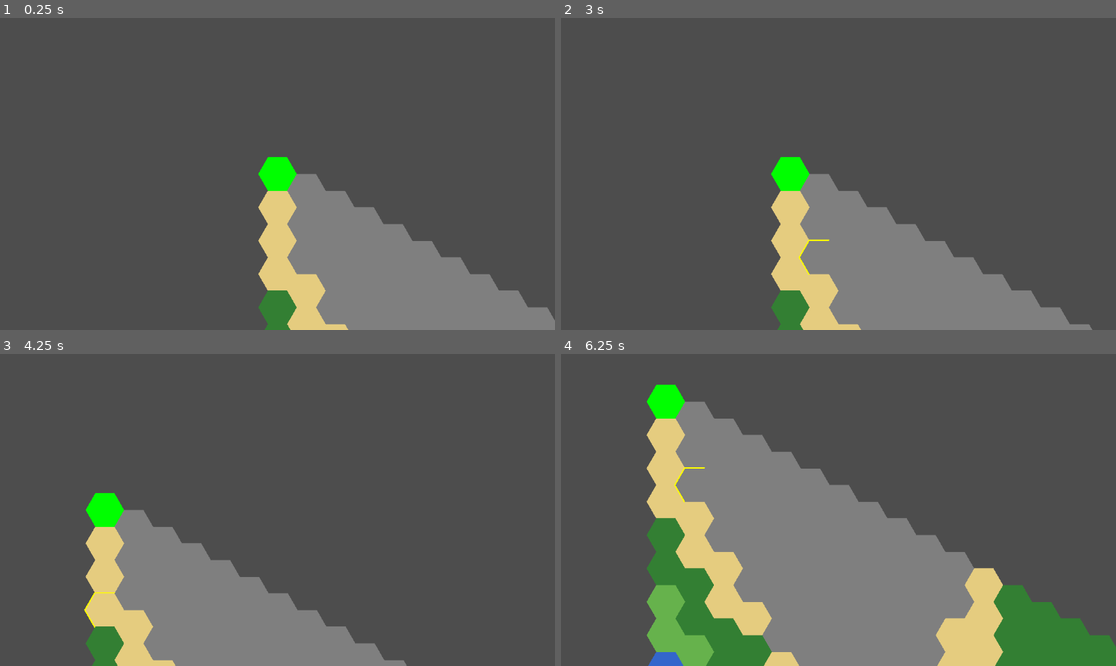
Above: before the commit, frames 1-4 (two rows, left to right).
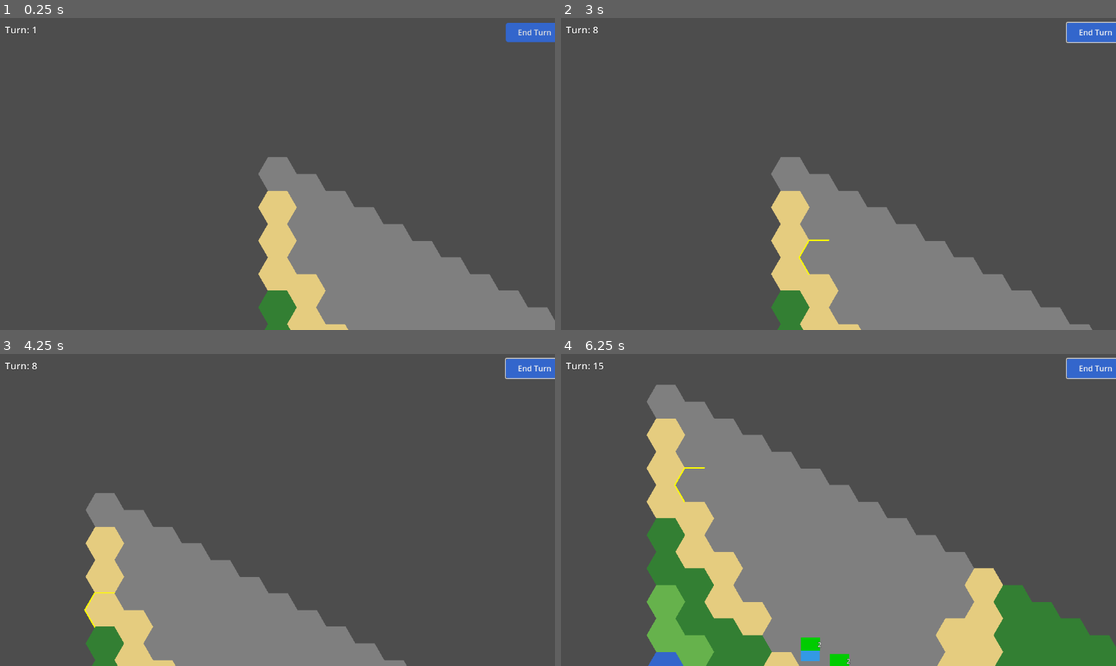
Above: after the commit, the same moments.

Repository: RonenDotan/civ-test
Game: Godot game, scene res://Main.tscn
Same seed, same stepped clock (60 frames per second), same inputs: the game is played once before the commit and once after it.
Inputs (mouse positions are in pixels of both pictures, inside the frame that each line leads up to):
- Up to frame 1 (0.25 s): no input
- Up to frame 2 (3 s): click (1093, 33) at 0.5 s, where only the run after the commit has a clickable "End Turn"; tap Enter at 1.25, 2.75 s; drag from (838, 174) to (838, 273) at 1.27 s; tap Space at 2, 2.85 s; drag from (838, 208) to (838, 308) at 2.02 s; move the mouse to (838, 239) at 2.77 s; hold Right (ui_right) from 2.78 s (still down); click (838, 239) at 2.92 s
- Up to frame 3 (4.25 s): release Right (ui_right) at 3.5 s; drag from (111, 609) to (138, 525) at 3.52 s
- Up to frame 4 (6.25 s): tap Space at 4.25, 5.75, 5.85 s; drag from (666, 644) to (694, 525) at 4.27 s; tap Enter at 5 s; drag from (694, 525) to (694, 625) at 5.02 s; move the mouse to (694, 559) at 5.77 s; hold Down (ui_down) from 5.78 s (still down); click (694, 559) at 5.92 s

The runs differ from the first frame. In frame 1, 1.2% of the frame differs, in the area x 0-100%, y 1-56%; in frame 2, 1.2%; in frame 3, 1.2%; in frame 4, 1.7%, in the area x 0-100%, y 1-100%.

Commit message:
feat: Add unit system with movement and turn management

Diff:
--- /dev/null
+++ b/GameUI.gd
@@ -0,0 +1,132 @@
+extends CanvasLayer
+class_name GameUI
+
+# UI Elements
+var turn_label: Label
+var unit_info_panel: Panel
+var unit_info_label: Label
+var end_turn_button: Button
+
+# References
+var turn_manager: TurnManager
+var unit_manager: UnitManager
+
+func _ready():
+	setup_ui()
+
+func setup_ui():
+	"""Create all UI elements"""
+	# Turn counter (top-left)
+	turn_label = Label.new()
+	turn_label.text = "Turn: 1"
+	turn_label.position = Vector2(10, 10)
+	turn_label.add_theme_font_size_override("font_size", 20)
+	turn_label.add_theme_color_override("font_color", Color.WHITE)
+	turn_label.add_theme_color_override("font_outline_color", Color.BLACK)
+	turn_label.add_theme_constant_override("outline_size", 2)
+	add_child(turn_label)
+
+	# End turn button (top-right)
+	end_turn_button = Button.new()
+	end_turn_button.text = "End Turn"
+	end_turn_button.position = Vector2(1050, 10)
+	end_turn_button.size = Vector2(120, 40)
+	end_turn_button.pressed.connect(_on_end_turn_pressed)
+
+	# Style the button
+	var style_normal = StyleBoxFlat.new()
+	style_normal.bg_color = Color(0.2, 0.4, 0.8)
+	style_normal.corner_radius_top_left = 5
+	style_normal.corner_radius_top_right = 5
+	style_normal.corner_radius_bottom_left = 5
+	style_normal.corner_radius_bottom_right = 5
+	end_turn_button.add_theme_stylebox_override("normal", style_normal)
+
+	var style_hover = StyleBoxFlat.new()
+	style_hover.bg_color = Color(0.3, 0.5, 0.9)
+	style_hover.corner_radius_top_left = 5
+	style_hover.corner_radius_top_right = 5
+	style_hover.corner_radius_bottom_left = 5
+	style_hover.corner_radius_bottom_right = 5
+	end_turn_button.add_theme_stylebox_override("hover", style_hover)
+
+	add_child(end_turn_button)
+
+	# Unit info panel (bottom-left)
+	unit_info_panel = Panel.new()
+	unit_info_panel.position = Vector2(10, 550)
+	unit_info_panel.size = Vector2(200, 150)
+	unit_info_panel.visible = false
+
+	var style_panel = StyleBoxFlat.new()
+	style_panel.bg_color = Color(0.1, 0.1, 0.1, 0.8)
+	style_panel.corner_radius_top_left = 5
+	style_panel.corner_radius_top_right = 5
+	style_panel.corner_radius_bottom_left = 5
+	style_panel.corner_radius_bottom_right = 5
+	style_panel.border_width_left = 2
+	style_panel.border_width_right = 2
+	style_panel.border_width_top = 2
+	style_panel.border_width_bottom = 2
+	style_panel.border_color = Color(0.4, 0.4, 0.4)
+	unit_info_panel.add_theme_stylebox_override("panel", style_panel)
+
+	add_child(unit_info_panel)
+
+	# Unit info label
+	unit_info_label = Label.new()
+	unit_info_label.position = Vector2(10, 10)
+	unit_info_label.size = Vector2(180, 130)
+	unit_info_label.add_theme_font_size_override("font_size", 14)
+	unit_info_label.add_theme_color_override("font_color", Color.WHITE)
+	unit_info_label.autowrap_mode = TextServer.AUTOWRAP_WORD
+	unit_info_panel.add_child(unit_info_label)
+
+func initialize(turn_mgr: TurnManager, unit_mgr: UnitManager):
+	"""Initialize with references to managers"""
+	turn_manager = turn_mgr
+	unit_manager = unit_mgr
+
+	# Connect signals
+	if turn_manager:
+		turn_manager.turn_started.connect(_on_turn_started)
+
+	if unit_manager:
+		unit_manager.unit_selected.connect(_on_unit_selected)
+
+func _on_turn_started(turn_number: int):
+	"""Update UI when turn starts"""
+	turn_label.text = "Turn: " + str(turn_number)
+
+func _on_unit_selected(unit: Unit):
+	"""Show unit info when selected"""
+	unit_info_panel.visible = true
+	unit_info_label.text = unit.get_info_text()
+
+func _on_end_turn_pressed():
+	"""Handle end turn button press"""
+	if turn_manager and turn_manager.can_end_turn():
+		# Hide unit info panel
+		unit_info_panel.visible = false
+
+		# End the turn
+		turn_manager.end_turn()
+
+func hide_unit_info():
+	"""Hide the unit info panel"""
+	unit_info_panel.visible = false
+
+func show_message(message: String, duration: float = 2.0):
+	"""Show a temporary message to the player"""
+	var message_label = Label.new()
+	message_label.text = message
+	message_label.position = Vector2(400, 300)
+	message_label.add_theme_font_size_override("font_size", 24)
+	message_label.add_theme_color_override("font_color", Color.YELLOW)
+	message_label.add_theme_color_override("font_outline_color", Color.BLACK)
+	message_label.add_theme_constant_override("outline_size", 3)
+	add_child(message_label)
+
+	# Fade out and remove
+	await get_tree().create_timer(duration).timeout
+	message_label.queue_free()
--- /dev/null
+++ b/Main.gd
@@ -0,0 +1,62 @@
+extends Node2D
+
+# Scene references
+@onready var hex_grid = $HexGrid
+@onready var game_camera = $GameCamera
+@onready var unit_manager = $UnitManager
+@onready var turn_manager = $TurnManager
+@onready var game_ui = $GameUI
+
+func _ready():
+	# Initialize managers
+	unit_manager.initialize(hex_grid)
+	turn_manager.initialize(unit_manager)
+	game_ui.initialize(turn_manager, unit_manager)
+
+	# Spawn some starting units for testing
+	spawn_starting_units()
+
+	# Start the game
+	turn_manager.start_game()
+
+	# Connect hex grid clicks for unit movement
+	for cell in hex_grid.cells.values():
+		cell.cell_clicked.connect(_on_hex_clicked)
+
+func spawn_starting_units():
+	"""Spawn initial units for the player"""
+	# Spawn a settler
+	unit_manager.spawn_unit(Unit.UnitType.SETTLER, Vector2i(5, 5), 0)
+
+	# Spawn a warrior
+	unit_manager.spawn_unit(Unit.UnitType.WARRIOR, Vector2i(6, 5), 0)
+
+	# Spawn a scout
+	unit_manager.spawn_unit(Unit.UnitType.SCOUT, Vector2i(5, 6), 0)
+
+	print("Starting units spawned!")
+
+func _on_hex_clicked(cell: HexCell):
+	"""Handle hex cell clicks - for unit movement"""
+	# If a unit is selected, try to move it
+	if unit_manager.selected_unit:
+		var success = unit_manager.move_selected_unit_to(cell.grid_position)
+		if not success:
+			print("Cannot move to that hex")
+	else:
+		# No unit selected, just show hex info
+		print("Clicked hex: ", cell.grid_position, " Terrain: ", cell.terrain_type)
+
+func _input(event):
+	"""Handle global input"""
+	# Deselect unit with right-click
+	if event is InputEventMouseButton:
+		if event.button_index == MOUSE_BUTTON_RIGHT and event.pressed:
+			unit_manager.deselect_unit()
+			game_ui.hide_unit_info()
+
+	# Quick end turn with spacebar
+	if event is InputEventKey:
+		if event.keycode == KEY_SPACE and event.pressed and not event.echo:
+			if turn_manager.can_end_turn():
+				turn_manager.end_turn()
--- a/Main.tscn
+++ b/Main.tscn
@@ -1,14 +1,26 @@
-[gd_scene load_steps=4 format=3 uid="uid://b2evpjl3vr2uo"]
+[gd_scene load_steps=7 format=3 uid="uid://b2evpjl3vr2uo"]
 
-[ext_resource type="Script" uid="uid://b46w3dcrf1iad" path="res://HexCell.gd" id="1_r0du0"]
+[ext_resource type="Script" uid="uid://ctyre5xncqica" path="res://Main.gd" id="1_3dxm6"]
 [ext_resource type="Script" uid="uid://beh7y6hqjw7ph" path="res://HexGrid.gd" id="2_cm0pq"]
 [ext_resource type="Script" uid="uid://b12jxtdkvrja" path="res://GameCamera.gd" id="3_fos0i"]
+[ext_resource type="Script" uid="uid://cok5pu01teqqk" path="res://UnitManager.gd" id="4_cm0pq"]
+[ext_resource type="Script" uid="uid://bbxw6e45ae61" path="res://TurnManager.gd" id="5_fos0i"]
+[ext_resource type="Script" uid="uid://6vtlp76rmgsg" path="res://GameUI.gd" id="6_3dxm6"]
 
 [node name="Main" type="Node2D"]
-script = ExtResource("1_r0du0")
+script = ExtResource("1_3dxm6")
 
 [node name="HexGrid" type="Node2D" parent="."]
 script = ExtResource("2_cm0pq")
 
 [node name="GameCamera" type="Camera2D" parent="."]
 script = ExtResource("3_fos0i")
+
+[node name="UnitManager" type="Node2D" parent="."]
+script = ExtResource("4_cm0pq")
+
+[node name="TurnManager" type="Node2D" parent="."]
+script = ExtResource("5_fos0i")
+
+[node name="GameUI" type="CanvasLayer" parent="."]
+script = ExtResource("6_3dxm6")
--- /dev/null
+++ b/TurnManager.gd
@@ -0,0 +1,82 @@
+extends Node
+class_name TurnManager
+
+# Signals
+signal turn_started(turn_number: int)
+signal turn_ended(turn_number: int)
+signal player_turn_started
+signal ai_turn_started
+
+# Turn state
+var current_turn: int = 1
+var is_player_turn: bool = true
+var units_with_moves_left: int = 0
+
+# References
+var unit_manager: UnitManager
+
+func _ready():
+	pass
+
+func initialize(units: UnitManager):
+	"""Initialize with reference to unit manager"""
+	unit_manager = units
+
+func start_game():
+	"""Start the first turn"""
+	start_turn()
+
+func start_turn():
+	"""Start a new turn"""
+	print("=== Turn ", current_turn, " Started ===")
+
+	# Refresh all units
+	if unit_manager:
+		unit_manager.start_turn()
+		units_with_moves_left = count_units_with_moves()
+
+	turn_started.emit(current_turn)
+
+	if is_player_turn:
+		player_turn_started.emit()
+		print("Player's turn")
+	else:
+		ai_turn_started.emit()
+		print("AI turn (not implemented yet)")
+
+func end_turn():
+	"""End the current turn and start the next"""
+	print("=== Turn ", current_turn, " Ended ===")
+	turn_ended.emit(current_turn)
+
+	# Increment turn counter
+	current_turn += 1
+
+	# Switch between player and AI (for now just player)
+	# is_player_turn = !is_player_turn
+
+	# Start next turn
+	start_turn()
+
+func count_units_with_moves() -> int:
+	"""Count how many units still have movement points"""
+	if not unit_manager:
+		return 0
+
+	var count = 0
+	for unit in unit_manager.get_player_units():
+		if unit.can_move():
+			count += 1
+	return count
+
+func can_end_turn() -> bool:
+	"""Check if the turn can be ended"""
+	return is_player_turn
+
+func get_current_turn() -> int:
+	"""Get the current turn number"""
+	return current_turn
+
+func is_it_player_turn() -> bool:
+	"""Check if it's the player's turn"""
+	return is_player_turn
--- /dev/null
+++ b/Unit.gd
@@ -0,0 +1,222 @@
+extends Node2D
+class_name Unit
+
+# Signals
+signal unit_clicked(unit: Unit)
+signal movement_complete
+signal unit_died
+
+# Unit properties
+@export var unit_name: String = "Settler"
+@export var max_health: int = 100
+@export var max_movement: int = 2
+@export var attack_strength: int = 0
+@export var defense_strength: int = 10
+
+# Current state
+var current_health: int
+var current_movement: int
+var grid_position: Vector2i
+var is_selected: bool = false
+var owner_id: int = 0  # 0 = player, 1+ = AI players
+
+# Visual elements
+var sprite: Sprite2D
+var health_bar: ProgressBar
+var movement_indicator: Label
+var selection_ring: Polygon2D
+
+# Unit types enum
+enum UnitType {
+	SETTLER,
+	WARRIOR,
+	SCOUT,
+	WORKER
+}
+
+var unit_type: UnitType = UnitType.SETTLER
+
+func _ready():
+	current_health = max_health
+	current_movement = max_movement
+	setup_visuals()
+	setup_input()
+
+func setup_visuals():
+	"""Create the visual representation of the unit"""
+	# Create sprite (colored circle for now)
+	sprite = Sprite2D.new()
+	var image = Image.create(64, 64, false, Image.FORMAT_RGBA8)
+	image.fill(get_unit_color())
+
+	# Draw a circle on the image
+	for x in range(64):
+		for y in range(64):
+			var dx = x - 32
+			var dy = y - 32
+			if dx * dx + dy * dy < 28 * 28:
+				image.set_pixel(x, y, get_unit_color())
+
+	var texture = ImageTexture.create_from_image(image)
+	sprite.texture = texture
+	sprite.scale = Vector2(0.6, 0.6)
+	add_child(sprite)
+
+	# Create selection ring
+	selection_ring = Polygon2D.new()
+	selection_ring.polygon = get_circle_polygon(25, 32)
+	selection_ring.color = Color(1, 1, 0, 0.5)
+	selection_ring.visible = false
+	add_child(selection_ring)
+	move_child(selection_ring, 0)
+
+	# Create health bar
+	health_bar = ProgressBar.new()
+	health_bar.size = Vector2(40, 6)
+	health_bar.position = Vector2(-20, -30)
+	health_bar.max_value = max_health
+	health_bar.value = current_health
+	health_bar.show_percentage = false
+
+	# Style the health bar
+	var style_green = StyleBoxFlat.new()
+	style_green.bg_color = Color(0, 0.8, 0)
+	health_bar.add_theme_stylebox_override("fill", style_green)
+
+	var style_bg = StyleBoxFlat.new()
+	style_bg.bg_color = Color(0.3, 0.3, 0.3)
+	health_bar.add_theme_stylebox_override("background", style_bg)
+
+	add_child(health_bar)
+
+	# Create movement indicator
+	movement_indicator = Label.new()
+	movement_indicator.text = str(current_movement)
+	movement_indicator.position = Vector2(15, -25)
+	movement_indicator.add_theme_font_size_override("font_size", 14)
+	movement_indicator.add_theme_color_override("font_color", Color.WHITE)
+	movement_indicator.add_theme_color_override("font_outline_color", Color.BLACK)
+	movement_indicator.add_theme_constant_override("outline_size", 2)
+	add_child(movement_indicator)
+
+func get_circle_polygon(radius: float, segments: int) -> PackedVector2Array:
+	"""Generate a circle polygon"""
+	var points = PackedVector2Array()
+	for i in range(segments):
+		var angle = (PI * 2 * i) / segments
+		var x = cos(angle) * radius
+		var y = sin(angle) * radius
+		points.append(Vector2(x, y))
+	return points
+
+func get_unit_color() -> Color:
+	"""Get color based on unit type and owner"""
+	var base_color: Color
+
+	match unit_type:
+		UnitType.SETTLER:
+			base_color = Color(0.2, 0.6, 0.9)  # Blue
+		UnitType.WARRIOR:
+			base_color = Color(0.9, 0.2, 0.2)  # Red
+		UnitType.SCOUT:
+			base_color = Color(0.9, 0.7, 0.2)  # Yellow
+		UnitType.WORKER:
+			base_color = Color(0.6, 0.4, 0.2)  # Brown
+		_:
+			base_color = Color.WHITE
+
+	# Darken for AI units
+	if owner_id > 0:
+		base_color = base_color.darkened(0.3)
+
+	return base_color
+
+func setup_input():
+	"""Setup input detection"""
+	var area = Area2D.new()
+	var collision = CollisionShape2D.new()
+	var shape = CircleShape2D.new()
+	shape.radius = 20
+	collision.shape = shape
+	area.add_child(collision)
+	add_child(area)
+
+	area.input_event.connect(_on_input_event)
+
+func _on_input_event(_viewport: Node, event: InputEvent, _shape_idx: int):
+	"""Handle clicks on this unit"""
+	if event is InputEventMouseButton:
+		if event.button_index == MOUSE_BUTTON_LEFT and event.pressed:
+			unit_clicked.emit(self)
+
+func set_selected(selected: bool):
+	"""Set selection state"""
+	is_selected = selected
+	selection_ring.visible = selected
+
+func move_to_hex(target_position: Vector2i, hex_grid):
+	"""Move unit to a target hex position"""
+	if current_movement <= 0:
+		print("No movement points left!")
+		return false
+
+	# Calculate path (for now, just direct movement)
+	var distance = abs(target_position.x - grid_position.x) + abs(target_position.y - grid_position.y)
+
+	if distance > current_movement:
+		print("Target too far! Need ", distance, " movement, have ", current_movement)
+		return false
+
+	# Update position
+	grid_position = target_position
+	current_movement -= distance
+	movement_indicator.text = str(current_movement)
+
+	# Animate movement
+	var target_pixel_pos = hex_grid.hex_to_pixel(target_position)
+	var tween = create_tween()
+	tween.tween_property(self, "position", target_pixel_pos, 0.3)
+	tween.finished.connect(func(): movement_complete.emit())
+
+	return true
+
+func start_turn():
+	"""Called at the start of each turn"""
+	current_movement = max_movement
+	movement_indicator.text = str(current_movement)
+
+func take_damage(amount: int):
+	"""Apply damage to the unit"""
+	current_health -= amount
+	current_health = max(0, current_health)
+	health_bar.value = current_health
+
+	if current_health <= 0:
+		die()
+
+func heal(amount: int):
+	"""Heal the unit"""
+	current_health += amount
+	current_health = min(max_health, current_health)
+	health_bar.value = current_health
+
+func die():
+	"""Handle unit death"""
+	unit_died.emit()
+	queue_free()
+
+func can_move() -> bool:
+	"""Check if unit can move this turn"""
+	return current_movement > 0
+
+func get_info_text() -> String:
+	"""Get formatted info about this unit"""
+	return "%s\nHP: %d/%d\nMove: %d/%d\nAttack: %d\nDefense: %d" % [
+		unit_name,
+		current_health,
+		max_health,
+		current_movement,
+		max_movement,
+		attack_strength,
+		defense_strength
+	]
--- /dev/null
+++ b/Unit.tscn
@@ -0,0 +1,6 @@
+[gd_scene load_steps=2 format=3 uid="uid://boah1v1mdtu06"]
+
+[ext_resource type="Script" uid="uid://d3q4jbnvv15ke" path="res://Unit.gd" id="1_c58w5"]
+
+[node name="Unit" type="Node2D"]
+script = ExtResource("1_c58w5")
--- /dev/null
+++ b/UnitManager.gd
@@ -0,0 +1,152 @@
+extends Node2D
+class_name UnitManager
+
+# Signals
+signal unit_selected(unit: Unit)
+signal unit_moved(unit: Unit)
+
+# References
+var hex_grid: HexGrid
+var units: Array[Unit] = []
+var selected_unit: Unit = null
+
+# Unit scene
+var unit_scene = preload("res://Unit.tscn")
+
+func _ready():
+	pass
+
+func initialize(grid: HexGrid):
+	"""Initialize with reference to hex grid"""
+	hex_grid = grid
+
+func spawn_unit(unit_type: int, grid_pos: Vector2i, owner_id: int = 0) -> Unit:
+	"""Spawn a new unit at the given grid position"""
+	var unit = unit_scene.instantiate()
+	unit.unit_type = unit_type
+	unit.grid_position = grid_pos
+	unit.owner_id = owner_id
+
+	# Set unit stats based on type
+	match unit_type:
+		Unit.UnitType.SETTLER:
+			unit.unit_name = "Settler"
+			unit.max_health = 100
+			unit.max_movement = 2
+			unit.attack_strength = 0
+			unit.defense_strength = 10
+		Unit.UnitType.WARRIOR:
+			unit.unit_name = "Warrior"
+			unit.max_health = 100
+			unit.max_movement = 2
+			unit.attack_strength = 20
+			unit.defense_strength = 15
+		Unit.UnitType.SCOUT:
+			unit.unit_name = "Scout"
+			unit.max_health = 60
+			unit.max_movement = 3
+			unit.attack_strength = 10
+			unit.defense_strength = 8
+		Unit.UnitType.WORKER:
+			unit.unit_name = "Worker"
+			unit.max_health = 80
+			unit.max_movement = 2
+			unit.attack_strength = 0
+			unit.defense_strength = 10
+
+	# Position the unit
+	unit.position = hex_grid.hex_to_pixel(grid_pos)
+
+	# Connect signals
+	unit.unit_clicked.connect(_on_unit_clicked)
+	unit.unit_died.connect(_on_unit_died.bind(unit))
+
+	# Add to scene and tracking array
+	add_child(unit)
+	units.append(unit)
+
+	return unit
+
+func _on_unit_clicked(unit: Unit):
+	"""Handle unit click"""
+	select_unit(unit)
+
+func select_unit(unit: Unit):
+	"""Select a unit"""
+	# Deselect previous unit
+	if selected_unit:
+		selected_unit.set_selected(false)
+
+	# Select new unit
+	selected_unit = unit
+	unit.set_selected(true)
+	unit_selected.emit(unit)
+
+	print("Selected: ", unit.unit_name, " at ", unit.grid_position)
+
+func deselect_unit():
+	"""Deselect current unit"""
+	if selected_unit:
+		selected_unit.set_selected(false)
+		selected_unit = null
+
+func move_selected_unit_to(target_pos: Vector2i) -> bool:
+	"""Move the selected unit to target position"""
+	if not selected_unit:
+		return false
+
+	if not selected_unit.can_move():
+		print("Unit has no movement points!")
+		return false
+
+	# Check if there's already a unit at target
+	var unit_at_target = get_unit_at(target_pos)
+	if unit_at_target:
+		print("Another unit is already at that position!")
+		return false
+
+	# Move the unit
+	var success = selected_unit.move_to_hex(target_pos, hex_grid)
+	if success:
+		unit_moved.emit(selected_unit)
+
+	return success
+
+func get_unit_at(grid_pos: Vector2i) -> Unit:
+	"""Get unit at the specified grid position"""
+	for unit in units:
+		if unit.grid_position == grid_pos:
+			return unit
+	return null
+
+func start_turn():
+	"""Called at the start of each turn - refresh all units"""
+	for unit in units:
+		if unit.owner_id == 0:  # Only player units for now
+			unit.start_turn()
+
+func get_player_units() -> Array[Unit]:
+	"""Get all units belonging to the player"""
+	var player_units: Array[Unit] = []
+	for unit in units:
+		if unit.owner_id == 0:
+			player_units.append(unit)
+	return player_units
+
+func get_all_units() -> Array[Unit]:
+	"""Get all units in the game"""
+	return units
+
+func _on_unit_died(unit: Unit):
+	"""Handle unit death"""
+	units.erase(unit)
+	if selected_unit == unit:
+		selected_unit = null
+	print(unit.unit_name, " has died!")
+
+func remove_all_units():
+	"""Remove all units from the game"""
+	for unit in units:
+		unit.queue_free()
+	units.clear()
+	selected_unit = null
Not shown, added: GameUI.gd.uid
Not shown, added: Main.gd.uid
Not shown, added: TurnManager.gd.uid
Not shown, added: Unit.gd.uid
Not shown, added: UnitManager.gd.uid
